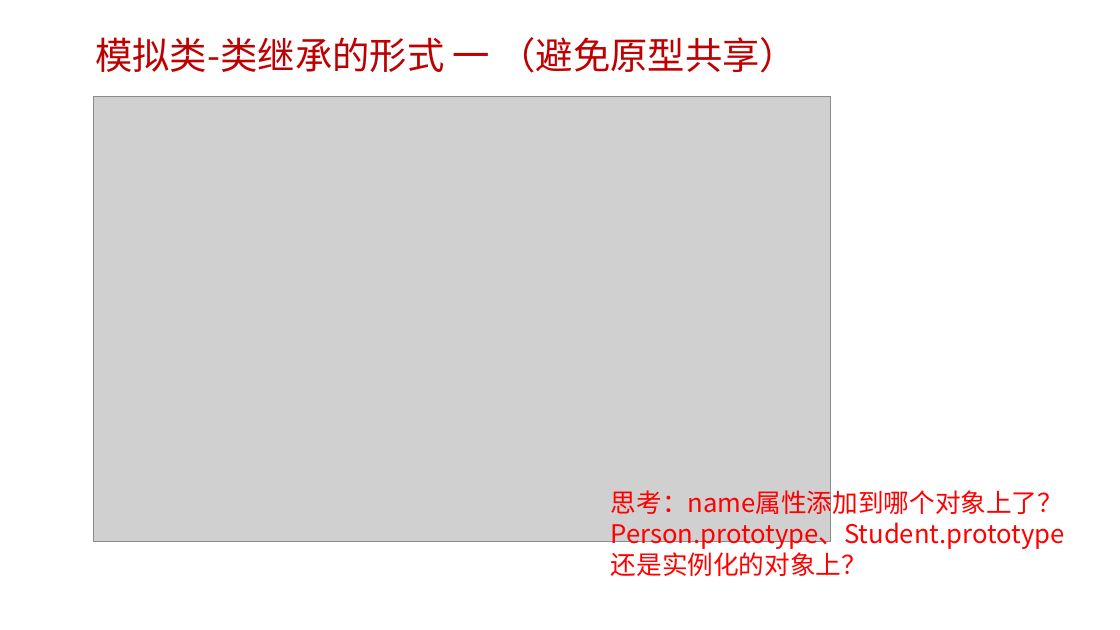
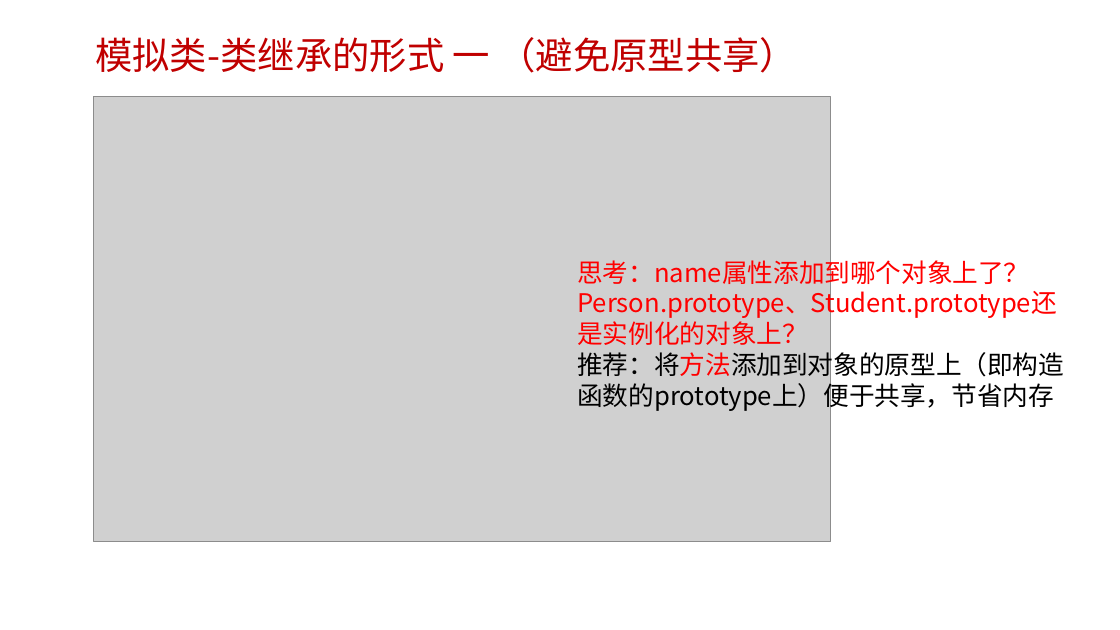
Before and after one commit to edu2act/course-javascript-advanced, a slide deck: slide 22 of 课程PPT/07.JavaScript面向对象编程 一.pptx. Drawn at 1120x630 pixels with LibreOffice and Linux fonts; fonts in the diff are those of the drawing; grey boxes stand for pictures; background and template pictures are left out. Boxes give left, top, right and bottom in pixels: in the first picture for what was removed or moved away, otherwise in the second. Text is boxed around its words. In the diff, an @@ line names an element or a change of style, - is before the commit and + after.

```diff
--- a/课程PPT/07.JavaScript面向对象编程 一.pptx
+++ b/课程PPT/07.JavaScript面向对象编程 一.pptx
@@ text "思考：name属性添加到哪个对象上了？Person.prototype、Student.prototype还是实例化的对 ...": place and size @@
-text "思考：name属性添加到哪个对象上了？Person.prototype、Student.prototype还是实例化的对 ..." at [611,486,1065,549]
+text "思考：name属性添加到哪个对象上了？Person.prototype、Student.prototype还是实例化的对 ..." at [577,255,1064,411]
@@ text at [577,348,1064,411]: paragraph added @@
+推荐：将方法添加到对象的原型上（即构造函数的prototype上）便于共享，节省内存
```
Also in this commit, not shown: 5 other slides changed, 1 other file.
